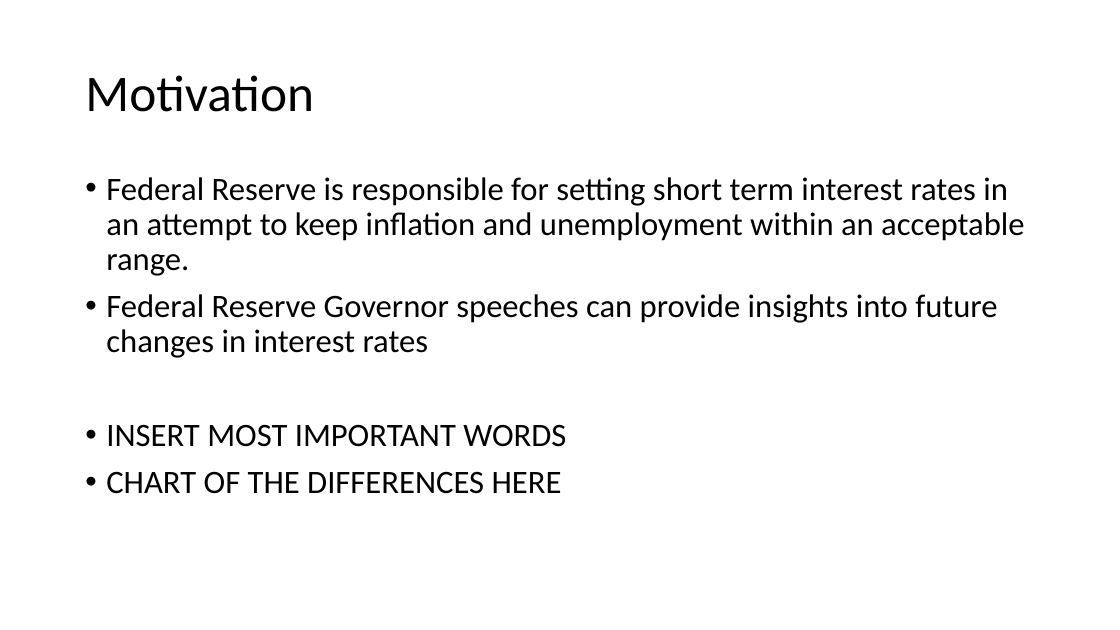
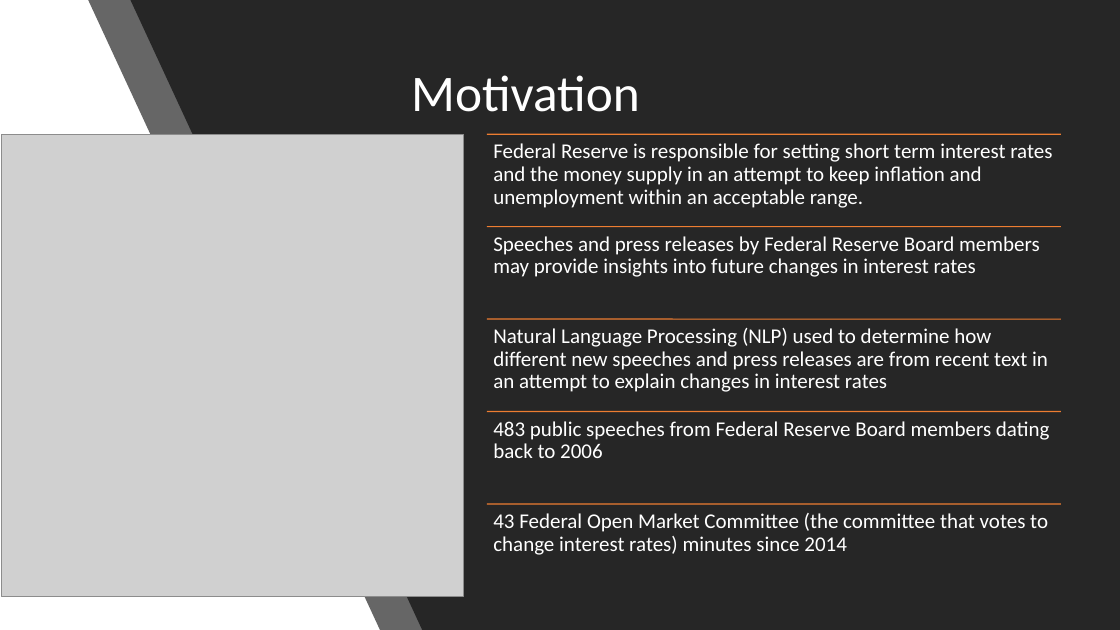
Before and after one commit to davidjsmith44/NLP-Fed-Speeches, a slide deck: slide 2 of Presentation/Presentation1.pptx. Drawn at 1120x630 pixels with LibreOffice and Linux fonts; fonts in the diff are those of the drawing; grey boxes stand for pictures. Boxes give left, top, right and bottom in pixels: in the first picture for what was removed or moved away, otherwise in the second. Text is boxed around its words. In the diff, an @@ line names an element or a change of style, - is before the commit and + after.

Commit message:
presentation day

```diff
--- a/Presentation/Presentation1.pptx
+++ b/Presentation/Presentation1.pptx
@@ background #FFFFFF to #000000 @@
@@ rectangle added at (0, 0, 1120, 630), fill #FFFFFF @@
@@ freeform shape added at (88, 0, 1119, 630), fill #262626 at 70% opacity @@
@@ freeform shape added at (130, 0, 1120, 630), fill #262626 @@
@@ title "Motivation": place and size @@
-title "Motivation" at (85, 75, 314, 112)
+title "Motivation" at (411, 75, 640, 112)
@@ title "Motivation" at (411, 75, 640, 112): text colour #000000 to #FFFFFF @@
@@ picture added at (1, 134, 463, 597) @@
@@ text removed at (106, 177, 1024, 494) @@
-• Federal Reserve is responsible for setting short term interest rates in an attempt to keep inflation and unemployment within an acceptable range.
-• Federal Reserve Governor speeches can provide insights into future changes in interest rates
-• INSERT MOST IMPORTANT WORDS
-• CHART OF THE DIFFERENCES HERE
@@ group added at (487, 134, 1061, 555): 5 lines, 5 texts @@
+Federal Reserve is responsible for setting short term interest rates and the money supply in an attempt to keep inflation and unemployment within an acceptable range.
+Speeches and press releases by Federal Reserve Board members may provide insights into future changes in interest rates
+Natural Language Processing (NLP) used to determine how different new speeches and press releases are from recent text in an attempt to explain changes in interest rates
+483 public speeches from Federal Reserve Board members dating back to 2006
+43 Federal Open Market Committee (the committee that votes to change interest rates) minutes since 2014
```
Also in this commit, not shown: 1 other slide changed, 6 slides added, 5 slides removed, 15 other files.
